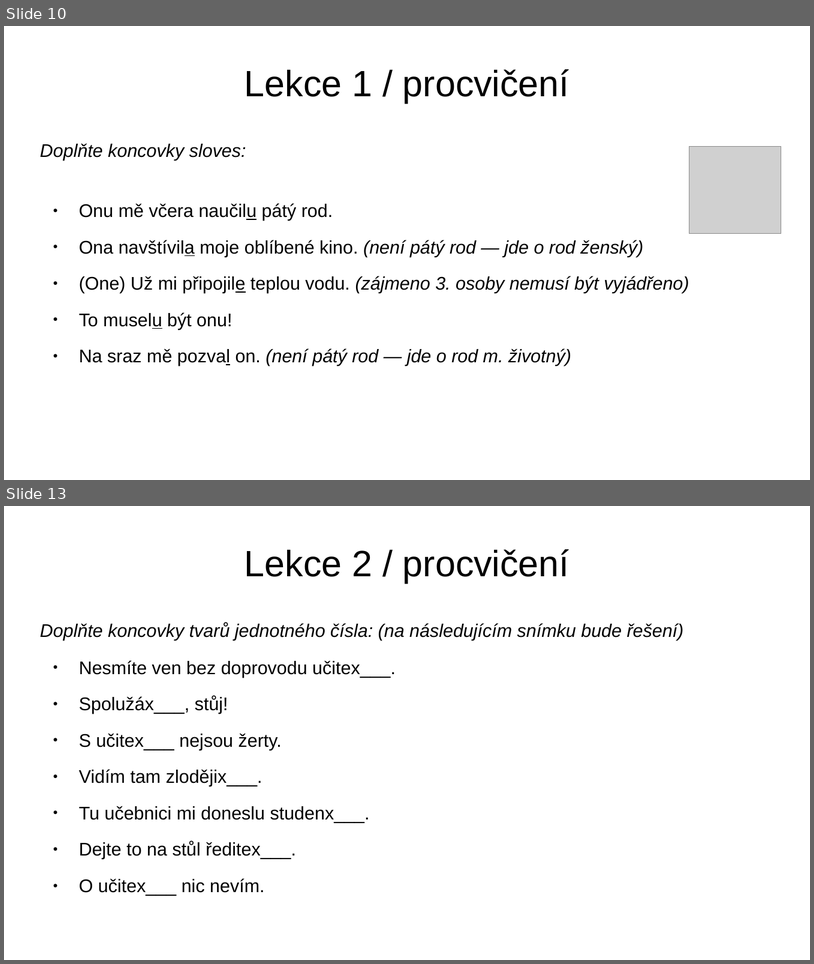
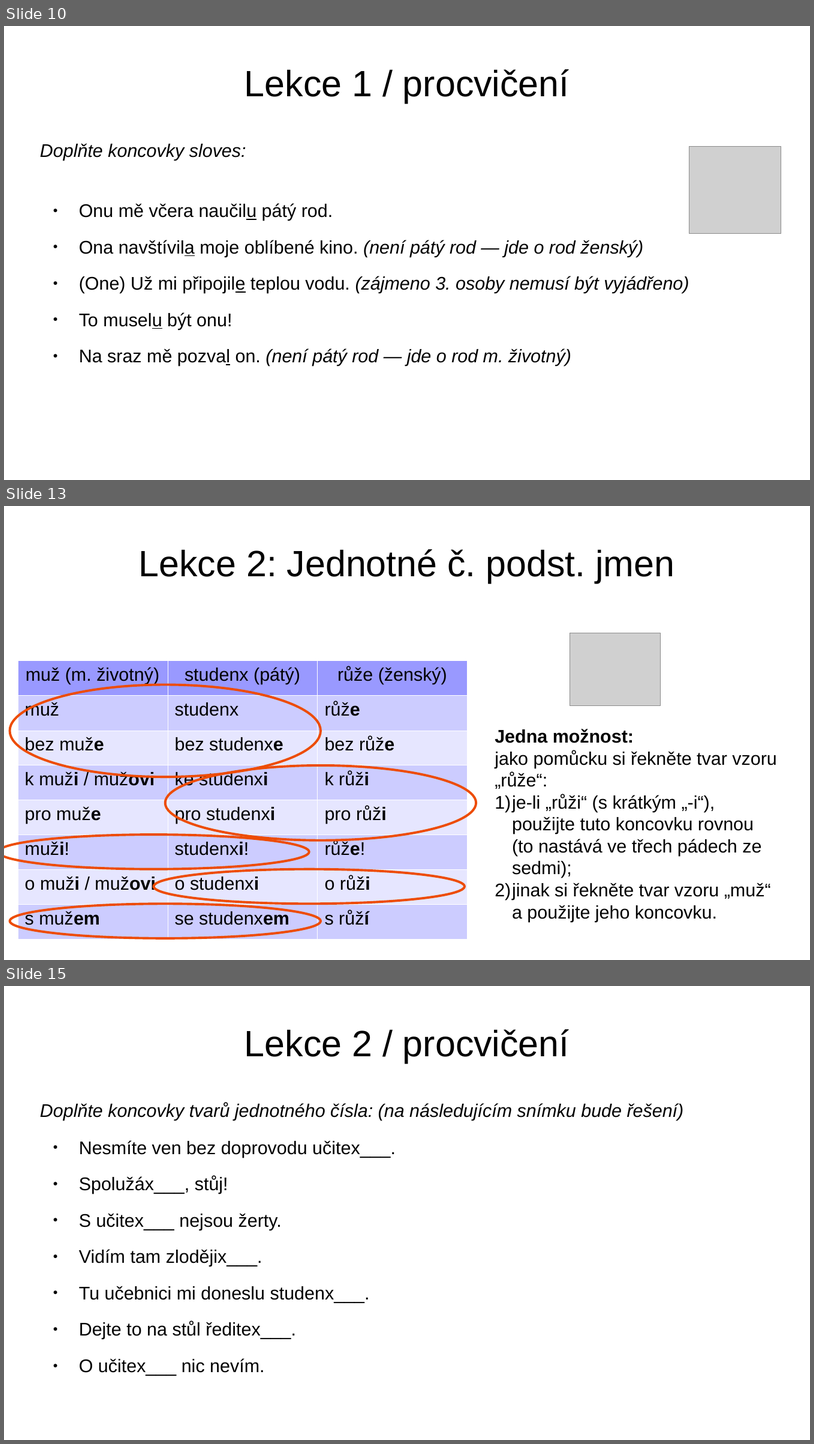
Before and after one commit to singularis-mzf/paty-rod, a slide deck: kurz/01-zacatecnix.odp. Shown one above the other, each under a label of ours: slides 10 and 13 before the commit, slides 10, 13 and 15 after it; the slides between them are not shown. The pictures are 814x964 and 814x1444 pixels, drawn with LibreOffice and Linux fonts; fonts in the diff are those of the drawing; grey boxes stand for pictures; background and template pictures are left out. Boxes give left, top, right and bottom in pixels: in the first picture for what was removed or moved away, otherwise in the second. Text is boxed around its words. In the diff, an @@ line names an element or a change of style, - is before the commit and + after.

Commit message:
doplnění kurzu
- Do kurzu doplněna zmínka o výslovnosti -x a nová pomůcka pro
skloňování podle vzoru studenx.
- Nový adresář pro pomůcky.

```diff
--- a/kurz/01-zacatecnix.odp
+++ b/kurz/01-zacatecnix.odp
@@ slide 13 added at [4, 506, 810, 960], background #FFFFFF @@
@@ title added at [139, 549, 675, 583], 36 pt, text #000000 @@
+Lekce 2: Jednotné č. podst. jmen
@@ picture added at [570, 633, 660, 706] @@
@@ table added at [18, 660, 468, 939], 8 rows, 3 columns @@
+muž (m. životný) | studenx (pátý) | růže (ženský)
+muž | studenx | růže
+bez muže | bez studenxe | bez růže
+k muži / mužovi | ke studenxi | k růži
+pro muže | pro studenxi | pro růži
+muži! | studenxi! | růže!
+o muži / mužovi | o studenxi | o růži
+s mužem | se studenxem | s růží
@@ ellipse added at [10, 685, 321, 777], outline #ED4C05 2.3 pt @@
@@ text added at [495, 729, 777, 922], 18 pt, text #000000 @@
+Jedna možnost:
+jako pomůcku si řekněte tvar vzoru „růže“:
+1) je-li „růži“ (s krátkým „-i“), použijte tuto koncovku rovnou (to nastává ve třech pádech ze sedmi);
+2) jinak si řekněte tvar vzoru „muž“ a použijte jeho koncovku.
@@ ellipse added at [165, 765, 476, 840], outline #ED4C05 2.3 pt @@
@@ ellipse added at [4, 835, 309, 869], outline #ED4C05 2.3 pt @@
@@ ellipse added at [154, 869, 465, 903], outline #ED4C05 2.3 pt @@
@@ ellipse added at [10, 903, 321, 938], outline #ED4C05 2.3 pt @@
@@ what was slide 13 is now slide 15 @@
```
Also in this commit, not shown: 3 slides changed, 1 other slide added, 3 other files.
